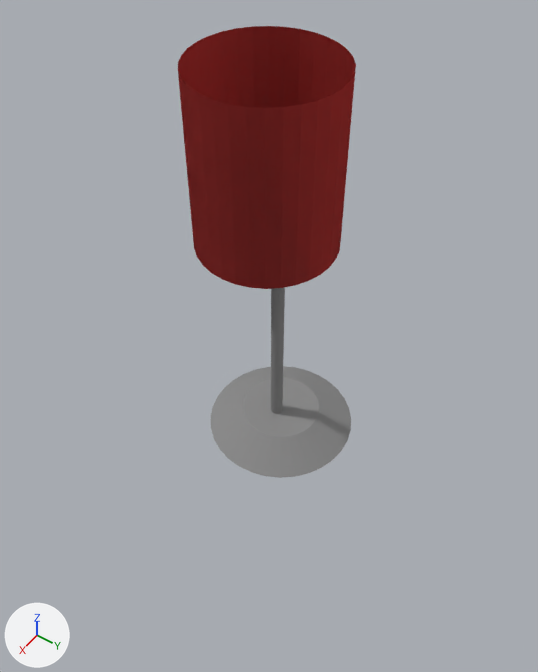
One commit to the Blender file Javoc/Assets/meshes/complementos/lampara3.blend: the scene before it, then after it.
Before and after are seen from a camera (50 mm lens) standing at (1.35, 0.93, 3.34) and looking at (-0.16, -0.13, 1.47). The lights are fixed; the arrows at lower left show +X, +Y and +Z.
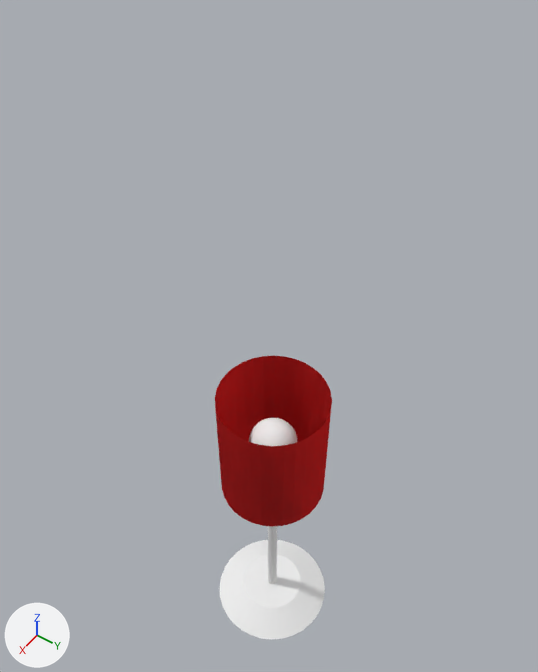
Boxes [x1, y1, x2, y2] around the edits, measured in the pictures (538 x 672 px):
'Cylinder.002', recoloured, moved
    before: [178, 26, 356, 289]
    after: [215, 356, 332, 527]
'Cylinder', recoloured, moved
    before: [211, 366, 351, 478]
    after: [220, 540, 325, 639]
'Cylinder.001', recoloured, moved
    before: [271, 287, 285, 414]
    after: [268, 526, 277, 584]

What the commit changed:
Material 'Material.001' (mat_material_001) changes colour from red #af3f3d to red #d32f2f; in linear values from (0.429, 0.0495, 0.0462) to (0.651, 0.0284, 0.0284).
Material 'Material.002' (mat_material_002) changes colour from grey #8b8b8b to white #eeeeee; in linear values from (0.26, 0.26, 0.26) to (0.855, 0.855, 0.855).
Object 'Cylinder.002' (ob_cylinder_002) moves from (0.031, -0.003, 2.321) to (0.0, 0.0, 1.12).
Object 'Cylinder.001' (ob_cylinder_001) moves from (-0.009, 0.008, 1.744) to (0.0, 0.0, 0.54).
Object 'Cylinder' (ob_cylinder) moves from (-0.029, 0.013, 1.266) to (0.0, 0.0, 0.0).
